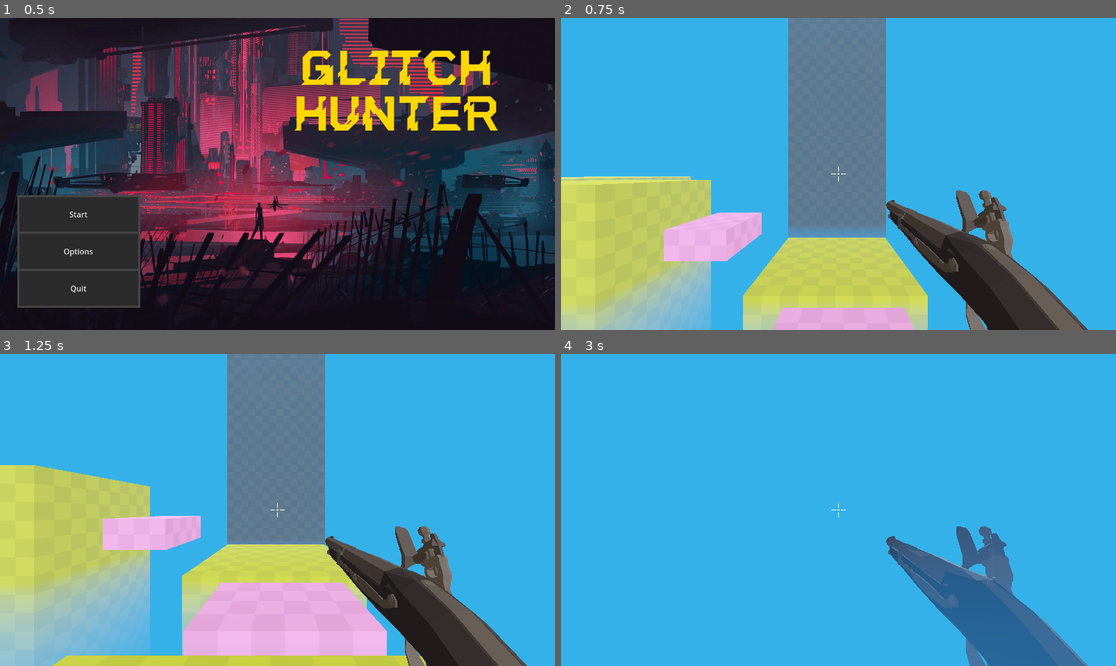
Above: before the commit, frames 1-4 (two rows, left to right).
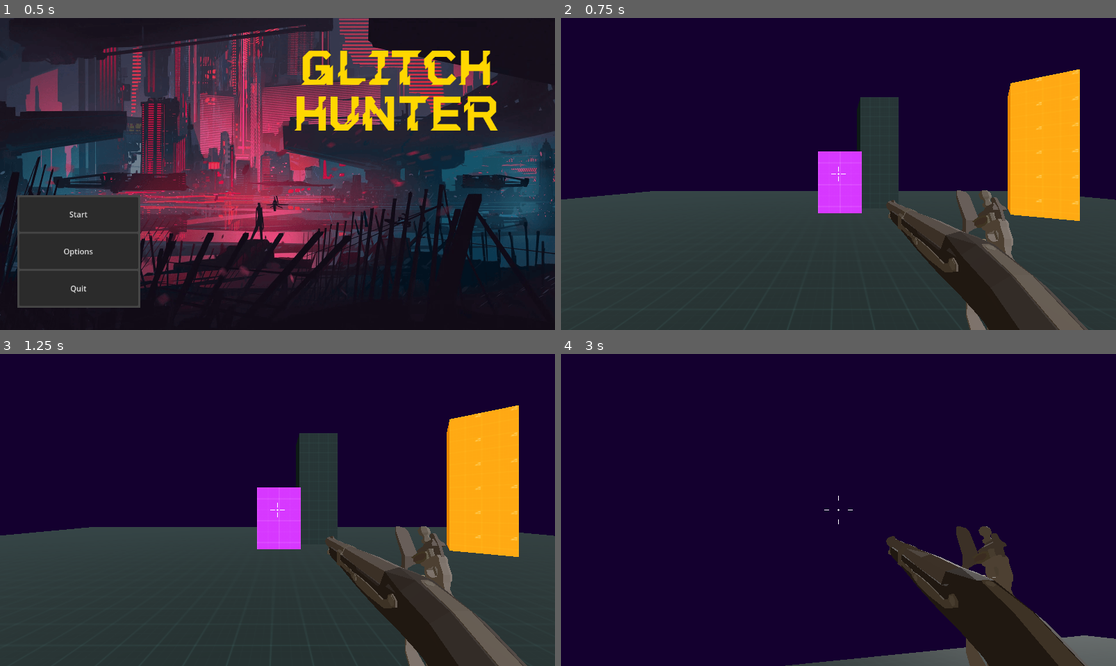
Above: after the commit, the same moments.

Repository: Mightysmallfry/Glitch-Hunter
Game: Godot game, scene res://World.tscn
Two runs of this game, one before a commit and one after it. Both use one fixed random seed, a clock stepped at 60 frames per second and the inputs below.
Inputs (mouse positions are in pixels of both pictures, inside the frame that each line leads up to):
- Up to frame 1 (0.5 s): no input
- Up to frame 2 (0.75 s): click "Start" at 0.5 s
- Up to frame 3 (1.25 s): no input
- Up to frame 4 (3 s): move the mouse to (866, 510) at 1.27 s; hold W (move_forward) from 1.28 s (still down); tap Space (jump) at 1.52, 2.27 s; move the mouse to (810, 510) at 2.02 s; move the mouse to (849, 503) at 2.77 s

Frame 1 is identical in both runs. In frame 2, 93% of the frame differs, in the area x 0-100%, y 0-100%; in frame 3, 93%; in frame 4, 100%.

Commit message:
Added Debug Menu, Started StateMachine, Organized, Created a Dev Map

Diff:
--- /dev/null
+++ b/Assets/Materials/DarkSpecialMatertial.tres
@@ -0,0 +1,8 @@
+[gd_resource type="StandardMaterial3D" load_steps=2 format=3 uid="uid://d1bdgcxg41jdg"]
+
+[ext_resource type="Texture2D" uid="uid://dkl1ju718ciir" path="res://Assets/GridTextures/Dark/texture_01.png" id="1_avqy2"]
+
+[resource]
+albedo_color = Color(0.36671978, 0.63631743, 0.66467136, 1)
+albedo_texture = ExtResource("1_avqy2")
+uv1_triplanar = true
--- a/Assets/Materials/EnvironmentMaterial.tres
+++ b/Assets/Materials/EnvironmentMaterial.tres
@@ -1,6 +1,6 @@
 [gd_resource type="StandardMaterial3D" load_steps=2 format=3 uid="uid://b7ho84weifryx"]
 
-[ext_resource type="Texture2D" uid="uid://dby38ikygfjdm" path="res://Assets/checkboard.png" id="1_f2rtm"]
+[ext_resource type="Texture2D" uid="uid://dby38ikygfjdm" path="res://Assets/GridTextures/checkboard.png" id="1_f2rtm"]
 
 [resource]
 albedo_color = Color(0.25490198, 0.2901961, 0.29803923, 1)
--- /dev/null
+++ b/Assets/Materials/OrangeSpecialWallMaterial.tres
@@ -0,0 +1,7 @@
+[gd_resource type="StandardMaterial3D" load_steps=2 format=3 uid="uid://ulv7sdf0ej0o"]
+
+[ext_resource type="Texture2D" uid="uid://e2m47n5qetyu" path="res://Assets/GridTextures/Orange/texture_01.png" id="1_qxnpb"]
+
+[resource]
+albedo_texture = ExtResource("1_qxnpb")
+uv1_triplanar = true
--- /dev/null
+++ b/Assets/Materials/PurpleSpecialMaterial.tres
@@ -0,0 +1,7 @@
+[gd_resource type="StandardMaterial3D" load_steps=2 format=3 uid="uid://y7vfhf846jf3"]
+
+[ext_resource type="Texture2D" uid="uid://cnhsjxoh5uwhm" path="res://Assets/GridTextures/Purple/texture_06.png" id="1_a3ens"]
+
+[resource]
+albedo_texture = ExtResource("1_a3ens")
+uv1_triplanar = true
--- /dev/null
+++ b/Assets/Materials/WallSpecialMaterial.tres
@@ -0,0 +1,8 @@
+[gd_resource type="StandardMaterial3D" load_steps=2 format=3 uid="uid://8aphlq5bqn0g"]
+
+[ext_resource type="Texture2D" uid="uid://cxjvbdi5jyyo3" path="res://Assets/GridTextures/Green/texture_01.png" id="1_i7d2f"]
+
+[resource]
+albedo_color = Color(0.61474454, 0.6147446, 0.61474454, 1)
+albedo_texture = ExtResource("1_i7d2f")
+uv1_triplanar = true
--- a/Assets/Materials/bridgeMaterial.tres
+++ b/Assets/Materials/bridgeMaterial.tres
@@ -1,6 +1,6 @@
 [gd_resource type="StandardMaterial3D" load_steps=2 format=3 uid="uid://cjapmjpdogieb"]
 
-[ext_resource type="Texture2D" uid="uid://dby38ikygfjdm" path="res://Assets/checkboard.png" id="1_4jnsp"]
+[ext_resource type="Texture2D" uid="uid://dby38ikygfjdm" path="res://Assets/GridTextures/checkboard.png" id="1_4jnsp"]
 
 [resource]
 albedo_color = Color(0.78951925, 0.5164949, 0.809344, 1)
--- a/Assets/Materials/floorMaterial.tres
+++ b/Assets/Materials/floorMaterial.tres
@@ -1,6 +1,6 @@
 [gd_resource type="StandardMaterial3D" load_steps=2 format=3 uid="uid://dp3v2q2taeaph"]
 
-[ext_resource type="Texture2D" uid="uid://dby38ikygfjdm" path="res://Assets/checkboard.png" id="1_ay6au"]
+[ext_resource type="Texture2D" uid="uid://dby38ikygfjdm" path="res://Assets/GridTextures/checkboard.png" id="1_ay6au"]
 
 [resource]
 albedo_color = Color(0.6076631, 0.67700446, 0.091170706, 1)
--- /dev/null
+++ b/Levels/level_dev.tscn
@@ -0,0 +1,69 @@
+[gd_scene load_steps=7 format=3 uid="uid://dqogpg5n8qiyx"]
+
+[ext_resource type="Material" uid="uid://d1bdgcxg41jdg" path="res://Assets/Materials/DarkSpecialMatertial.tres" id="2_ptd43"]
+[ext_resource type="Material" uid="uid://y7vfhf846jf3" path="res://Assets/Materials/PurpleSpecialMaterial.tres" id="3_ptd43"]
+[ext_resource type="PackedScene" uid="uid://c2hrx5mwd2wu0" path="res://Player/player.tscn" id="4_c8uyd"]
+[ext_resource type="Material" uid="uid://ulv7sdf0ej0o" path="res://Assets/Materials/OrangeSpecialWallMaterial.tres" id="5_c8uyd"]
+[ext_resource type="PackedScene" uid="uid://6xnce2ppk3bq" path="res://Levels/world_boundary.tscn" id="5_yc32m"]
+
+[sub_resource type="Environment" id="Environment_wi846"]
+background_mode = 1
+background_color = Color(0.0013559876, 0.12525034, 0.22307238, 1)
+ambient_light_source = 2
+ambient_light_color = Color(0.8315905, 0.75104624, 0.6318866, 1)
+tonemap_mode = 2
+fog_enabled = true
+fog_light_color = Color(0.06707815, 0.0014152005, 0.15477788, 1)
+fog_density = 0.001
+fog_height = -2.0
+fog_height_density = 0.5
+
+[node name="Level_Dev" type="Node3D"]
+
+[node name="WorldEnvironment" type="WorldEnvironment" parent="."]
+environment = SubResource("Environment_wi846")
+
+[node name="CSGBox3D11" type="CSGBox3D" parent="."]
+transform = Transform3D(1, 0, 0, 0, 1, 0, 0, 0, 1, 0.1813345, -11.737793, -0.08539963)
+use_collision = true
+size = Vector3(41.461914, 24.475586, 38.580322)
+material = ExtResource("2_ptd43")
+
+[node name="CSGBox3D12" type="CSGBox3D" parent="."]
+transform = Transform3D(1, 0, 0, 0, 1, 0, 0, 0, 1, 11.567168, 3.2696786, 2.138338)
+use_collision = true
+size = Vector3(2, 6, 2)
+material = ExtResource("2_ptd43")
+
+[node name="CSGBox3D15" type="CSGBox3D" parent="."]
+transform = Transform3D(0.8979201, 0, -0.4401586, 0, 1, 0, 0.4401586, 0, 0.8979201, -8.998606, 3.2696786, -9.390192)
+use_collision = true
+size = Vector3(2, 6, 2)
+material = ExtResource("5_c8uyd")
+
+[node name="CSGBox3D14" type="CSGBox3D" parent="."]
+transform = Transform3D(1, 0, 0, 0, 1, 0, 0, 0, 1, 10.305795, 1.7958026, 0.07678568)
+use_collision = true
+size = Vector3(2, 3.052246, 2)
+material = ExtResource("3_ptd43")
+
+[node name="CSGBox3D16" type="CSGBox3D" parent="."]
+transform = Transform3D(1, 0, 0, 0, 1, 0, 0, 0, 1, -11.010237, 1.0051534, 6.469354)
+use_collision = true
+size = Vector3(2, 1.4709473, 12.029541)
+material = ExtResource("3_ptd43")
+
+[node name="CSGBox3D13" type="CSGBox3D" parent="."]
+transform = Transform3D(0.80094045, 0, -0.59874403, 0, 1, 0, 0.59874403, 0, 0.80094045, 9.122765, 3.269679, 8.960545)
+use_collision = true
+size = Vector3(2, 6, 2)
+material = ExtResource("5_c8uyd")
+
+[node name="DirectionalLight3D" type="DirectionalLight3D" parent="."]
+transform = Transform3D(0.5, 0.43301272, -0.75, -1.0333956e-09, 0.8660254, 0.5, 0.8660254, -0.25000003, 0.43301266, 0, 4, 0)
+
+[node name="Player" parent="." instance=ExtResource("4_c8uyd")]
+transform = Transform3D(-4.371139e-08, 0, -1, 0, 1, 0, 1, 0, -4.371139e-08, 0, 1.4100939, 0)
+
+[node name="WorldBoundary" parent="." instance=ExtResource("5_yc32m")]
+transform = Transform3D(1, 0, 0, 0, 1, 0, 0, 0, 1, 0, -8.381685, 0)
--- a/Levels/level_one.tscn
+++ b/Levels/level_one.tscn
@@ -22,14 +22,14 @@
 [node name="WorldEnvironment" type="WorldEnvironment" parent="."]
 environment = SubResource("Environment_wi846")
 
-[node name="CSGBox3D" type="CSGBox3D" parent="."]
-transform = Transform3D(1, 0, 0, 0, 1, 0, 0, 0, 1, -0.009337187, -3.5, -0.08539963)
+[node name="CSGBox3D2" type="CSGBox3D" parent="."]
+transform = Transform3D(1, 0, 0, 0, 1, 0, 0, 0, 1, 7.9906626, -3.5, -0.08539963)
 use_collision = true
 size = Vector3(5, 8, 5)
 material = ExtResource("1_wi846")
 
-[node name="CSGBox3D2" type="CSGBox3D" parent="."]
-transform = Transform3D(1, 0, 0, 0, 1, 0, 0, 0, 1, 7.9906626, -3.5, -0.08539963)
+[node name="CSGBox3D11" type="CSGBox3D" parent="."]
+transform = Transform3D(1, 0, 0, 0, 1, 0, 0, 0, 1, 0.1813345, -3.5, -0.08539963)
 use_collision = true
 size = Vector3(5, 8, 5)
 material = ExtResource("1_wi846")
--- a/Levels/world_boundary.gd
+++ b/Levels/world_boundary.gd
@@ -3,7 +3,7 @@
 @onready var timer : Timer = $Timer
 
 func _on_body_entered(body: Node3D) -> void:
-	print("body has died")
+	print("Object out of bounds: " + body.name)
 	timer.start()
 
 func _on_timer_timeout() -> void:
--- a/Player/player.gd
+++ b/Player/player.gd
@@ -1,11 +1,16 @@
 extends CharacterBody3D
 
 
-@onready var camera : Camera3D = $Camera3D
+@onready var camera : Camera3D = $CameraController/Camera3D
 
 @export_category("Movement Settings")
 @export var SPEED : float = 7.5
 @export var JUMP_VELOCITY : float = 5.5
+@export var ACCELERATION : float = 0.2
+@export var DECELERATION : float = 0.375
+
+
+var currentSpeed : float = 0.0
 
 @export_category("Camera Settings")
 @export var mouse_sensitivity : float = 0.25
@@ -20,9 +25,12 @@
 		camera.rotation_degrees.x -= event.relative.y *  mouse_sensitivity
 		camera.rotation_degrees.x = clamp(camera.rotation_degrees.x, -90, 90)
 
+func _physics_process(delta: float) -> void:
+	Global.debug_menu.add_property("Camera Rotation", Vector2(camera.rotation_degrees.x, rotation_degrees.y), 1)
+	Global.debug_menu.add_property("PlayerVelocity", velocity, 2)
+	Global.debug_menu.add_property("PlayerSpeed", velocity.length(), 3)
 
 
-func _physics_process(delta: float) -> void:
 	# Add the gravity.
 	if not is_on_floor():
 		velocity += get_gravity() * delta
@@ -31,15 +39,16 @@
 	if Input.is_action_just_pressed("jump") and is_on_floor():
 		velocity.y = JUMP_VELOCITY
 
+
 	# Get the input direction and handle the movement/deceleration.
 	# As good practice, you should replace UI actions with custom gameplay actions.
 	var input_dir := Input.get_vector("move_left", "move_right", "move_forward", "move_backward")
 	var direction := (transform.basis * Vector3(input_dir.x, 0, input_dir.y)).normalized()
 	if direction:
-		velocity.x = direction.x * SPEED
-		velocity.z = direction.z * SPEED
+		velocity.x = lerp(velocity.x, direction.x * SPEED, ACCELERATION)
+		velocity.z = lerp(velocity.z, direction.z * SPEED, ACCELERATION)
 	else:
-		velocity.x = move_toward(velocity.x, 0, SPEED)
-		velocity.z = move_toward(velocity.z, 0, SPEED)
+		velocity.x = move_toward(velocity.x, 0, DECELERATION)
+		velocity.z = move_toward(velocity.z, 0, DECELERATION)
 
 	move_and_slide()
--- a/Player/player.tscn
+++ b/Player/player.tscn
@@ -1,19 +1,104 @@
-[gd_scene load_steps=5 format=3 uid="uid://c2hrx5mwd2wu0"]
+[gd_scene load_steps=11 format=3 uid="uid://c2hrx5mwd2wu0"]
 
 [ext_resource type="Script" uid="uid://3in11msrngca" path="res://Player/player.gd" id="1_4ntmi"]
 [ext_resource type="PackedScene" uid="uid://dy3fprbwqs8f6" path="res://Assets/Models/low-poly_simeon_north_model_1826.glb" id="1_l8h54"]
 [ext_resource type="Script" uid="uid://c3a030ws4msfp" path="res://Player/ui/reticle.gd" id="3_btcbx"]
+[ext_resource type="Script" uid="uid://cv5xqtaitjsn8" path="res://Scripts/StateMachine/state_machine.gd" id="4_gwnis"]
+[ext_resource type="Script" uid="uid://cj45eedptmoif" path="res://Scripts/StateMachine/States/PlayerIdleState.gd" id="5_k53q1"]
+[ext_resource type="Script" uid="uid://f3tadinyq1a7" path="res://Scripts/StateMachine/States/PlayerWalkingScript.gd" id="6_fhl08"]
 
 [sub_resource type="CapsuleShape3D" id="CapsuleShape3D_hvfyp"]
+
+[sub_resource type="Animation" id="Animation_vtle1"]
+length = 0.001
+tracks/0/type = "bezier"
+tracks/0/imported = false
+tracks/0/enabled = true
+tracks/0/path = NodePath("CameraController:position:x")
+tracks/0/interp = 1
+tracks/0/loop_wrap = true
+tracks/0/keys = {
+"handle_modes": PackedInt32Array(0),
+"points": PackedFloat32Array(0, -0.25, 0, 0.25, 0),
+"times": PackedFloat32Array(0)
+}
+tracks/1/type = "bezier"
+tracks/1/imported = false
+tracks/1/enabled = true
+tracks/1/path = NodePath("CameraController:position:y")
+tracks/1/interp = 1
+tracks/1/loop_wrap = true
+tracks/1/keys = {
+"handle_modes": PackedInt32Array(0),
+"points": PackedFloat32Array(0, -0.25, 0, 0.25, 0),
+"times": PackedFloat32Array(0)
+}
+tracks/2/type = "bezier"
+tracks/2/imported = false
+tracks/2/enabled = true
+tracks/2/path = NodePath("CameraController:position:z")
+tracks/2/interp = 1
+tracks/2/loop_wrap = true
+tracks/2/keys = {
+"handle_modes": PackedInt32Array(0),
+"points": PackedFloat32Array(0, -0.25, 0, 0.25, 0),
+"times": PackedFloat32Array(0)
+}
+
+[sub_resource type="Animation" id="Animation_fhl08"]
+resource_name = "Walking"
+length = 2.0
+loop_mode = 1
+tracks/0/type = "bezier"
+tracks/0/imported = false
+tracks/0/enabled = true
+tracks/0/path = NodePath("CameraController:position:x")
+tracks/0/interp = 1
+tracks/0/loop_wrap = true
+tracks/0/keys = {
+"handle_modes": PackedInt32Array(2, 2, 2, 2, 2),
+"points": PackedFloat32Array(0.015173667, -0.24999362, 6.5646214e-05, 0.251224, -6.59693e-05, -6.510492e-05, -0.16666666, 0, 0.16666667, 0, -0.015171939, -0.16666667, 0, 0.16666667, 0, 0, -0.21544266, 8.6378714e-07, 0.25128186, -1.0074795e-06, 0.014579948, -0.18210936, 0, 0, 0),
+"times": PackedFloat32Array(0, 0.5, 1, 1.5, 2)
+}
+tracks/1/type = "bezier"
+tracks/1/imported = false
+tracks/1/enabled = true
+tracks/1/path = NodePath("CameraController:position:y")
+tracks/1/interp = 1
+tracks/1/loop_wrap = true
+tracks/1/keys = {
+"handle_modes": PackedInt32Array(2, 2, 0, 2, 2),
+"points": PackedFloat32Array(0, 0, 0, 0.2, 0.03650757, 0.1, -0.23333332, 0.0017296821, 0.23333333, -0.001729682, 0.00018386927, -0.16666669, 0.03199945, 0.16666663, 0.03026975, 0.1, -0.23330955, -0.0034590415, 0.23333335, 0.003459394, 0, -0.16666663, 0.037372418, 0, 0),
+"times": PackedFloat32Array(0, 0.5, 1, 1.5, 2)
+}
+tracks/2/type = "bezier"
+tracks/2/imported = false
+tracks/2/enabled = true
+tracks/2/path = NodePath("CameraController:position:z")
+tracks/2/interp = 1
+tracks/2/loop_wrap = true
+tracks/2/keys = {
+"handle_modes": PackedInt32Array(2, 2, 2, 2, 2),
+"points": PackedFloat32Array(0, -0.25, 0, 0.25, 0, 0, -0.083333336, 0, 0, 0, 0, -0.083333336, 0, 0, 0, 0, -0.083333336, 0, 0, 0, 0, -0.083333336, 0, 0, 0),
+"times": PackedFloat32Array(0, 0.5, 1, 1.5, 2)
+}
+
+[sub_resource type="AnimationLibrary" id="AnimationLibrary_vtle1"]
+_data = {
+&"RESET": SubResource("Animation_vtle1"),
+&"walking": SubResource("Animation_fhl08")
+}
 
 [node name="Player" type="CharacterBody3D"]
 process_mode = 1
 script = ExtResource("1_4ntmi")
 
-[node name="Camera3D" type="Camera3D" parent="."]
+[node name="CameraController" type="Node3D" parent="."]
+
+[node name="Camera3D" type="Camera3D" parent="CameraController"]
 transform = Transform3D(1, 0, 0, 0, 1, 0, 0, 0, 1, 0, 1.746349, 0)
 
-[node name="gun_model" parent="Camera3D" instance=ExtResource("1_l8h54")]
+[node name="gun_model" parent="CameraController/Camera3D" instance=ExtResource("1_l8h54")]
 transform = Transform3D(-0.00084213074, 0, 0.24999858, 0, 0.25, 0, -0.24999858, 0, -0.00084213074, 0.33755818, -0.30208135, -0.7207704)
 
 [node name="CollisionShape3D" type="CollisionShape3D" parent="."]
@@ -57,3 +142,22 @@
 [node name="Bottom" type="Line2D" parent="UserInterface/Reticle"]
 points = PackedVector2Array(0, 5, 0, 15)
 width = 2.0
+
+[node name="StateMachine" type="Node" parent="." node_paths=PackedStringArray("CurrentState")]
+script = ExtResource("4_gwnis")
+CurrentState = NodePath("PlayerIdleState")
+
+[node name="PlayerIdleState" type="Node" parent="StateMachine" node_paths=PackedStringArray("ANIMATIONS", "character")]
+script = ExtResource("5_k53q1")
+ANIMATIONS = NodePath("../../AnimationPlayer")
+character = NodePath("../..")
+
+[node name="PlayerWalkingState" type="Node" parent="StateMachine" node_paths=PackedStringArray("ANIMATIONS", "character")]
+script = ExtResource("6_fhl08")
+ANIMATIONS = NodePath("../../AnimationPlayer")
+character = NodePath("../..")
+
+[node name="AnimationPlayer" type="AnimationPlayer" parent="."]
+libraries = {
+&"": SubResource("AnimationLibrary_vtle1")
+}
--- a/Player/ui/reticle.gd
+++ b/Player/ui/reticle.gd
@@ -6,12 +6,27 @@
 @export var reticleDotColor : Color = Color.WHITE
 
 @export var reticleLines : Array[Line2D]
-@export var reticleSpeed : float = 0.25
+@export var reticleSpeed : float = 0.125
 @export var reticleDistance : float = 2.0
 
 # Called when the node enters the scene tree for the first time.
 func _ready() -> void:
 	queue_redraw()
 
+func _process(delta: float) -> void:
+	adjust_reticle()
+
 func _draw() -> void:
 	draw_circle(Vector2(0,0), reticleDotRadius, reticleDotColor)
+
+func adjust_reticle():
+	var velocity = characterController.get_real_velocity()
+	var origin = Vector3(0, 0, 0)
+	var position = Vector2(0, 0)
+	var speed = origin.distance_to(velocity)
+
+	# Adjust the reticle line based off speed
+	reticleLines[0].position = lerp(reticleLines[0].position, position + Vector2(0, -speed * reticleDistance), reticleSpeed)
+	reticleLines[1].position = lerp(reticleLines[1].position, position + Vector2(speed * reticleDistance, 0), reticleSpeed)
+	reticleLines[2].position = lerp(reticleLines[2].position, position + Vector2(0, speed * reticleDistance), reticleSpeed)
+	reticleLines[3].position = lerp(reticleLines[3].position, position + Vector2(-speed * reticleDistance, 0), reticleSpeed)
--- /dev/null
+++ b/Scripts/StateMachine/States/PlayerIdleState.gd
@@ -0,0 +1,11 @@
+extends State
+class_name PlayerIdleState
+
+@export var ANIMATIONS : AnimationPlayer
+
+func enter() -> void:
+	ANIMATIONS.pause()
+
+func update(delta : float) -> void:
+	if character.velocity.length() > 0.0 && character.is_on_floor():
+		ChangeStateTo.emit("PlayerWalkingState")
--- /dev/null
+++ b/Scripts/StateMachine/States/PlayerWalkingScript.gd
@@ -0,0 +1,17 @@
+extends State
+class_name PlayerWalkingState
+
+@export var ANIMATIONS : AnimationPlayer
+@export var TopAnimationSpeed : float = 2.2;
+
+func enter() -> void:
+	ANIMATIONS.play("walking", -1.0, 1.0)
+
+func update(delta : float) -> void:
+	set_animation_speed(character.velocity.length())
+	if character.velocity.length() == 0.0:
+		ChangeStateTo.emit("PlayerIdleState")
+
+func set_animation_speed(speed : float) -> void:
+	var alpha = remap(speed, 0.0, character.SPEED, 0.0, 1.0)
+	ANIMATIONS.speed_scale = lerp(0.0, TopAnimationSpeed, alpha)
--- /dev/null
+++ b/Scripts/StateMachine/state.gd
@@ -0,0 +1,17 @@
+extends Node
+class_name State
+
+signal ChangeStateTo(nextStateName : StringName)
+@export var character : CharacterBody3D
+
+func enter() -> void:
+	pass
+
+func exit() -> void:
+	pass
+
+func update(delta: float) -> void:
+	pass
+
+func physics_update(delta: float) -> void:
+	pass
--- /dev/null
+++ b/Scripts/StateMachine/state_machine.gd
@@ -0,0 +1,34 @@
+extends Node
+class_name StateMachine
+
+@export var CurrentState : State
+var States : Dictionary = {}
+
+# Called when the node enters the scene tree for the first time.
+func _ready() -> void:
+	for child in get_children():
+		if child is State:
+			States[child.name] = child
+			child.ChangeStateTo.connect(_on_Change_State_To)
+		else:
+			push_warning("StateMachine contains invalid child node")
+
+	CurrentState.enter()
+
+# Called every frame. 'delta' is the elapsed time since the previous frame.
+func _process(delta: float) -> void:
+	CurrentState.update(delta)
+	Global.debug_menu.add_property("Player State", CurrentState.name, 0)
+
+func _physics_process(delta: float) -> void:
+	CurrentState.physics_update(delta)
+
+func _on_Change_State_To(nextStateName : String) -> void:
+	var newState = States.get(nextStateName)
+	if newState != null:
+		if newState != CurrentState:
+			CurrentState.exit()
+			CurrentState = newState
+			CurrentState.enter()
+	else:
+		push_warning("Chosen state does not exist")
--- /dev/null
+++ b/Scripts/debug_menu.gd
@@ -0,0 +1,41 @@
+extends PanelContainer
+class_name DebugMenu
+
+@onready var DebugProperties : VBoxContainer = $MarginContainer/DebugProperties
+
+var framesPerSecond : String
+
+# Called when the node enters the scene tree for the first time.
+func _ready() -> void:
+	visible = false
+	Global.debug_menu = self
+
+	#add_debug_property("FPS", framesPerSecond)
+
+func _input(event: InputEvent) -> void:
+	if event.is_action_pressed("debug_menu"):
+		visible = !visible
+
+
+# Called every frame. 'delta' is the elapsed time since the previous frame.
+func _process(delta: float) -> void:
+	if !visible: return
+	add_property("FPS", framesPerSecond, 0)
+
+	# The fps = 1/delta calculation
+	framesPerSecond = "%.2f" % (1.0/delta)
+
+
+func add_property(title : String, value, order):
+	var target
+	target = DebugProperties.find_child(title, true, false);
+
+	# if no target found create one
+	if !target:
+		target = Label.new()
+		DebugProperties.add_child(target)
+		target.name = title
+		target.text = target.name + " : " + str(value)
+	elif visible:
+		target.text = title + " : " + str(value)
+		DebugProperties.move_child(target, order)
--- a/game_manager.gd
+++ b/Scripts/game_manager.gd
@@ -12,7 +12,8 @@
 # Called when the node enters the scene tree for the first time.
 func _ready() -> void:
 	Global.game_manager = self
-	current_world_3d = $World_3d/Level_One
+	#current_world_3d = $World_3d/Level_One
+	current_world_3d = $World_3d/Level_Dev
 	current_gui = $Gui/MainMenu
 
 func change_3d_scene(next_scene : String, delete : bool = true, keep_running : bool = false) -> void:
--- a/globals.gd
+++ b/Scripts/globals.gd
@@ -1,8 +1,10 @@
 extends Node
 
 var game_manager : GameManager		# Manages Game Scenes, really a scene manager
+var game_paused : bool = false;
 
-var game_paused : bool = false;
+var debug_menu : DebugMenu
+
 
 # Called when the node enters the scene tree for the first time.
 func _ready() -> void:
--- a/Ui/main_menu.gd
+++ b/Ui/main_menu.gd
@@ -1,7 +1,6 @@
 extends Control
 
 var PauseMenuPath : String = "res://Ui/pause_menu.tscn"
-var StartingLevel : String = "res://Levels/level_one.tscn"
 
 func _ready() -> void:
 	Input.mouse_mode = Input.MOUSE_MODE_VISIBLE
@@ -9,7 +8,6 @@
 func _on_start_button_pressed() -> void:
 	Input.mouse_mode = Input.MOUSE_MODE_CAPTURED
 	Global.game_manager.change_gui_scene(PauseMenuPath, true, false)
-	Global.game_manager.change_3d_scene(StartingLevel)
 
 	self.queue_free()
 
--- a/World.tscn
+++ b/World.tscn
@@ -1,15 +1,16 @@
-[gd_scene load_steps=4 format=3 uid="uid://dscwjr4oom24u"]
+[gd_scene load_steps=5 format=3 uid="uid://dscwjr4oom24u"]
 
-[ext_resource type="Script" uid="uid://rrpy18i8t27o" path="res://game_manager.gd" id="1_2dftf"]
-[ext_resource type="PackedScene" uid="uid://7doi4ol7vpln" path="res://Levels/level_one.tscn" id="1_c6gwx"]
+[ext_resource type="Script" uid="uid://rrpy18i8t27o" path="res://Scripts/game_manager.gd" id="1_2dftf"]
 [ext_resource type="PackedScene" uid="uid://d05j5ohditf8a" path="res://Ui/MainMenu.tscn" id="3_bcbcq"]
+[ext_resource type="PackedScene" uid="uid://dqogpg5n8qiyx" path="res://Levels/level_dev.tscn" id="3_eu7l1"]
+[ext_resource type="Script" uid="uid://dcykpwoogbpvk" path="res://Scripts/debug_menu.gd" id="4_js7pq"]
 
 [node name="GameManager" type="Node"]
 script = ExtResource("1_2dftf")
 
 [node name="World_3d" type="Node3D" parent="."]
 
-[node name="Level_One" parent="World_3d" instance=ExtResource("1_c6gwx")]
+[node name="Level_Dev" parent="World_3d" instance=ExtResource("3_eu7l1")]
 
 [node name="World_2d" type="Node2D" parent="."]
 
@@ -25,3 +26,20 @@
 [node name="MainMenu" parent="Gui" instance=ExtResource("3_bcbcq")]
 layout_mode = 1
 mouse_filter = 1
+
+[node name="PlayerDebugMenu" type="PanelContainer" parent="Gui"]
+custom_minimum_size = Vector2(300, 100)
+layout_mode = 0
+offset_right = 300.0
+offset_bottom = 60.0
+script = ExtResource("4_js7pq")
+
+[node name="MarginContainer" type="MarginContainer" parent="Gui/PlayerDebugMenu"]
+layout_mode = 2
+theme_override_constants/margin_left = 10
+theme_override_constants/margin_top = 10
+theme_override_constants/margin_right = 10
+theme_override_constants/margin_bottom = 10
+
+[node name="DebugProperties" type="VBoxContainer" parent="Gui/PlayerDebugMenu/MarginContainer"]
+layout_mode = 2
--- a/project.godot
+++ b/project.godot
@@ -17,7 +17,11 @@
 
 [autoload]
 
-Global="*res://globals.gd"
+Global="*res://Scripts/globals.gd"
+
+[display]
+
+window/vsync/vsync_mode=0
 
 [dotnet]
 
@@ -50,3 +54,8 @@
 "events": [Object(InputEventKey,"resource_local_to_scene":false,"resource_name":"","device":-1,"window_id":0,"alt_press …(191 unchanged characters)…
 ]
 }
+debug_menu={
+"deadzone": 0.2,
+"events": [Object(InputEventKey,"resource_local_to_scene":false,"resource_name":"","device":-1,"window_id":0,"alt_pressed":false,"shift_pressed":false,"ctrl_pressed":false,"meta_pressed":false,"pressed":false,"keycode":0,"physical_keycode":96,"key_label":0,"unicode":96,"location":0,"echo":false,"script":null)
+]
+}
Binary file added: Assets/GridTextures/Dark/texture_01.png
Not shown, added: Assets/GridTextures/Dark/texture_01.png.import
Binary file added: Assets/GridTextures/Dark/texture_02.png
Not shown, added: Assets/GridTextures/Dark/texture_02.png.import
Binary file added: Assets/GridTextures/Dark/texture_03.png
Not shown, added: Assets/GridTextures/Dark/texture_03.png.import
Binary file added: Assets/GridTextures/Dark/texture_04.png
Not shown, added: Assets/GridTextures/Dark/texture_04.png.import
Binary file added: Assets/GridTextures/Dark/texture_05.png
Not shown, added: Assets/GridTextures/Dark/texture_05.png.import
Binary file added: Assets/GridTextures/Dark/texture_06.png
Not shown, added: Assets/GridTextures/Dark/texture_06.png.import
(and 153 more such lines)
